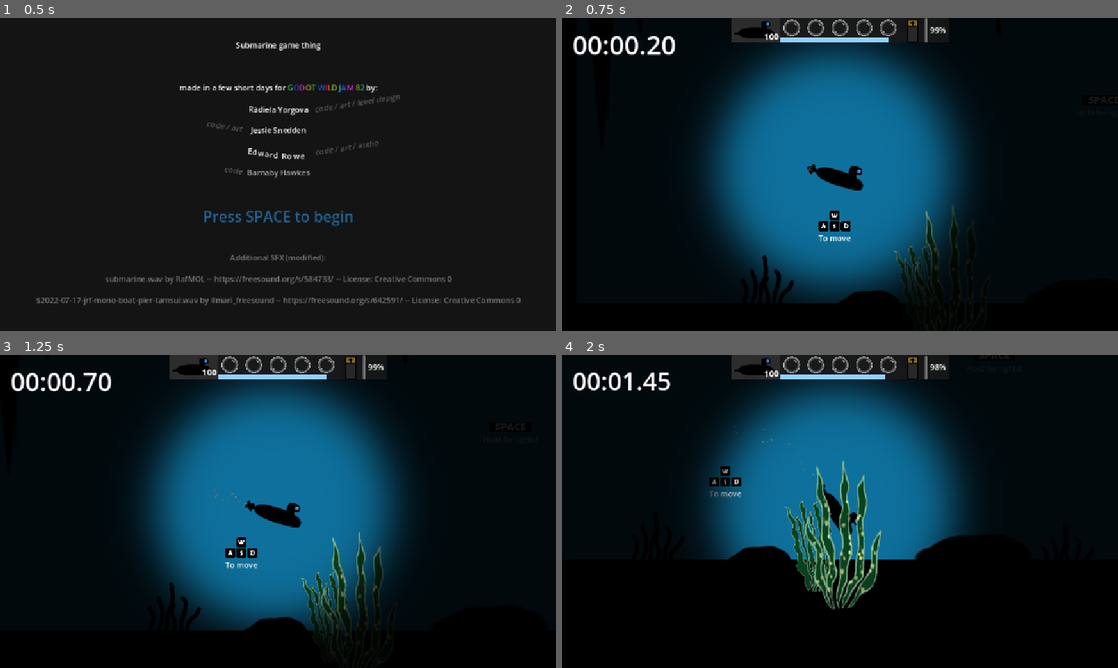
Above: before the commit, frames 1-4 (two rows, left to right).
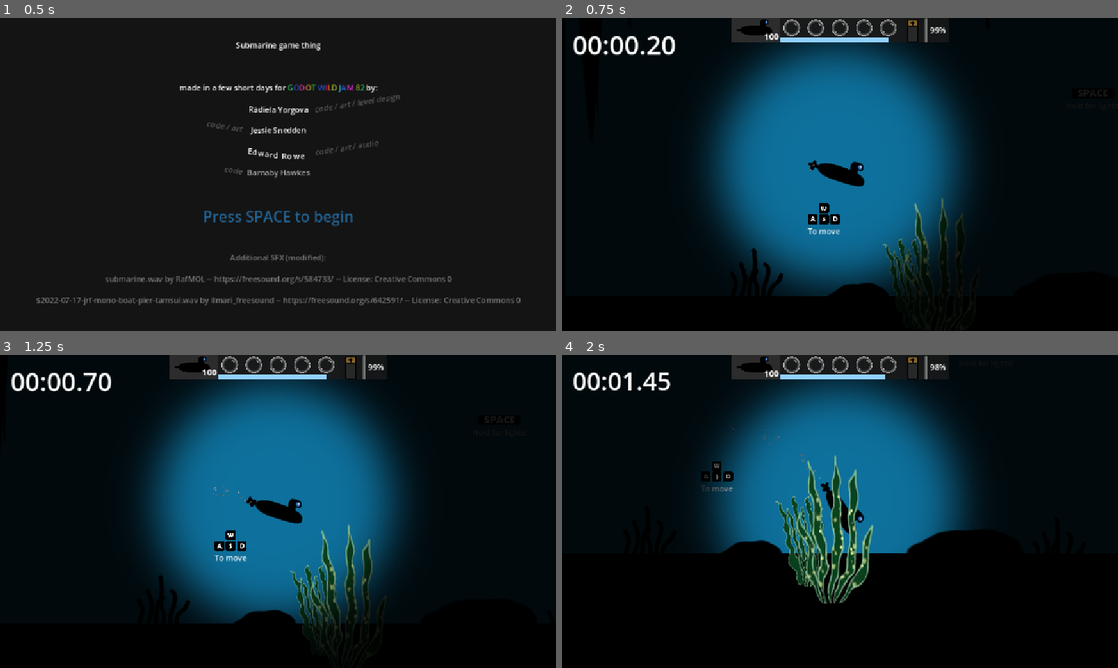
Above: after the commit, the same moments.

Repository: EddieRowe/godot-wild-jam-82
Game: Godot game, scene res://levels/splash.tscn
The game is run twice, just before and just after one commit, with the same random seed, the same clock (stepped at 60 frames per second) and the same inputs.
Inputs:
- Up to frame 1 (0.5 s): no input
- Up to frame 2 (0.75 s): tap Space at 0.5 s; hold Right (ui_right) from 0.53 s (still down)
- Up to frame 3 (1.25 s): keep holding Right (ui_right); tap Enter (ui_accept) at 0.77 s
- Up to frame 4 (2 s): release Right (ui_right) at 1.28 s; hold Down (ui_down) from 1.28 s (still down); tap Enter (ui_accept) at 1.52 s

Frame 1 is identical in both runs. In frame 2, 3.0% of the frame differs, in the area x 31-73%, y 0-92%; in frame 3, 4.2%; in frame 4, 6.1%, in the area x 24-75%, y 0-82%.

Commit message:
Fix hitbox on horizontal sprite flip

Diff:
--- a/prefabs/Player.tscn
+++ b/prefabs/Player.tscn
@@ -73,6 +73,7 @@
 position = Vector2(-25, -15)
 
 [node name="RigidBody2D" type="RigidBody2D" parent="." node_paths=PackedStringArray("health", "oxygen", "energy", "sprite", "audio", "propellor", "bubble_stream", "restart_timer") groups=["Player"]]
+position = Vector2(25, 6)
 freeze = true
 continuous_cd = 1
 contact_monitor = true
@@ -93,10 +94,11 @@
 shape = SubResource("CapsuleShape2D_0e48y")
 
 [node name="Sprite2D" type="Sprite2D" parent="RigidBody2D"]
+position = Vector2(0, 8)
 texture = ExtResource("2_ay6yh")
 
 [node name="PropSprite2D" type="Sprite2D" parent="RigidBody2D/Sprite2D"]
-position = Vector2(-60, 7)
+position = Vector2(-60, -1)
 texture = ExtResource("3_rwuho")
 
 [node name="PropSpriteAnimationPlayer" type="AnimationPlayer" parent="RigidBody2D/Sprite2D/PropSprite2D"]
@@ -111,6 +113,7 @@
 process_material = SubResource("ParticleProcessMaterial_yhksc")
 
 [node name="Camera2D" type="Camera2D" parent="RigidBody2D"]
+position = Vector2(0, 9)
 
 [node name="Health" type="Node2D" parent="." node_paths=PackedStringArray("player_movement")]
 script = ExtResource("3_ay6yh")
@@ -130,6 +133,7 @@
 stream = ExtResource("6_634ti")
 
 [node name="PointLight2D" type="PointLight2D" parent="." node_paths=PackedStringArray("player_rigidbody")]
+position = Vector2(25, 14)
 color = Color(1, 1, 1, 0.921569)
 blend_mode = 1
 shadow_filter = 1
--- a/scripts/submarine_script.gd
+++ b/scripts/submarine_script.gd
@@ -78,10 +78,8 @@
 
 	if rotation_clamped > PI/2 and rotation_clamped < 3*PI/2:
 		sprite.flip_v = true
-		propellor.get_parent().position.y = -7
 	else:
 		sprite.flip_v = false
-		propellor.get_parent().position.y = 7
 
 func _look_follow(state: PhysicsDirectBodyState2D) -> void:
 	var forward_local_axis: Vector2 = Vector2(1, 0) # Right-facing direction
Binary file changed: art/player_placeholder_.png
Not shown: 2 places in prefabs/Player.tscn that only renumber resources
